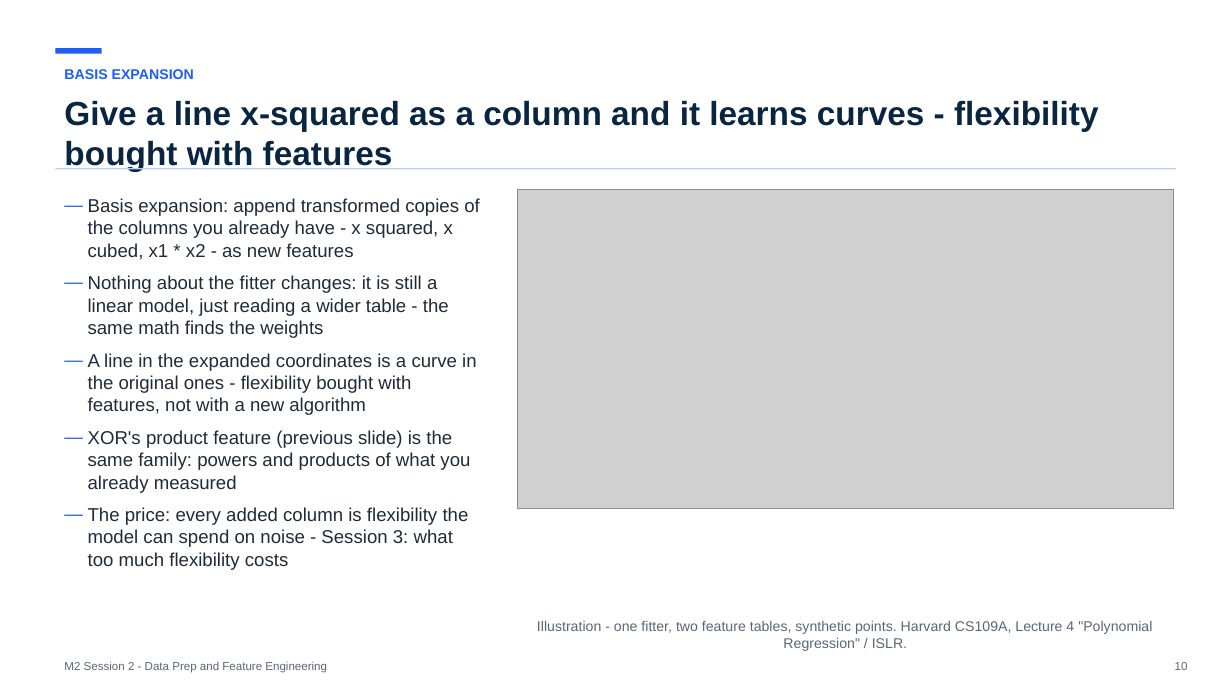
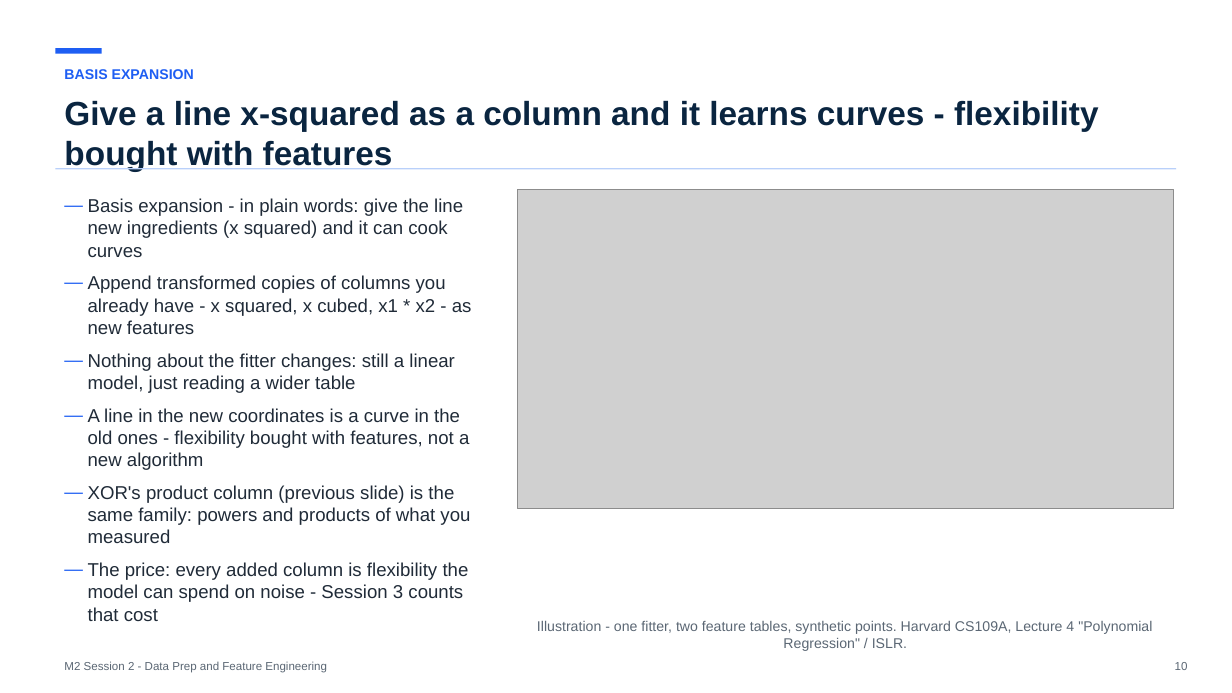
Before and after one commit to koenossendrijver/fontys-tech-exercises, a slide deck: slide 10 of presentations/m2-session-2-data-prep-and-feature-engineering.pptx. Drawn at 1232x693 pixels with LibreOffice and Linux fonts; fonts in the diff are those of the drawing; grey boxes stand for pictures. Boxes give left, top, right and bottom in pixels: in the first picture for what was removed or moved away, otherwise in the second. Text is boxed around its words. In the diff, an @@ line names an element or a change of style, - is before the commit and + after.

```diff
--- a/presentations/m2-session-2-data-prep-and-feature-engineering.pptx
+++ b/presentations/m2-session-2-data-prep-and-feature-engineering.pptx
@@ text at [88, 198, 472, 621]: text changed @@
-— Basis expansion: append transformed copies of the columns you already have - x squared, x cubed, x1 * x2 - as new features
-— Nothing about the fitter changes: it is still a linear model, just reading a wider table - the same math finds the weights
-— A line in the expanded coordinates is a curve in the original ones - flexibility bought with features, not with a new algorithm
-— XOR's product feature (previous slide) is the same family: powers and products of what you already measured
-— The price: every added column is flexibility the model can spend on noise - Session 3: what too much flexibility costs
+— Basis expansion - in plain words: give the line new ingredients (x squared) and it can cook curves
+— Append transformed copies of columns you already have - x squared, x cubed, x1 * x2 - as new features
+— Nothing about the fitter changes: still a linear model, just reading a wider table
+— A line in the new coordinates is a curve in the old ones - flexibility bought with features, not a new algorithm
+— XOR's product column (previous slide) is the same family: powers and products of what you measured
+— The price: every added column is flexibility the model can spend on noise - Session 3 counts that cost
```
Also in this commit, not shown: 8 other slides changed, 7 other files.
